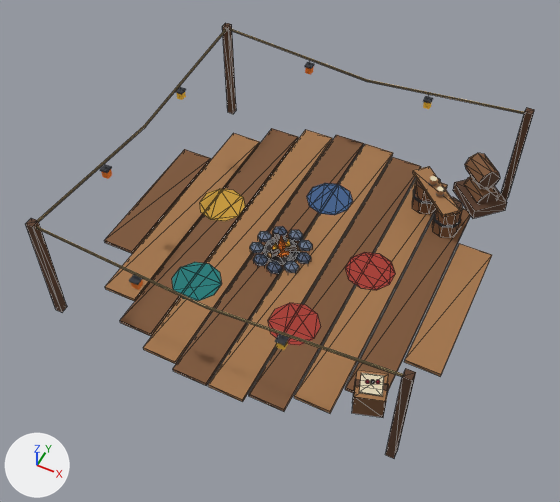
A saved change to the glTF model raccoon/export/bld_patio_bar_2x2.glb.
Both versions are drawn from a camera (50 mm lens) standing at (1.16, -2.52, 3.09) and looking at (-0.01, -0.18, 0.17). Arrows for +X, +Y and +Z are at lower left; the lights stay in place. The older version comes first. Mesh edges are drawn as thin lines on the coarser meshes. Where no turn or scale is listed for an object, it has been applied to the vertices. Vertices at exactly the same position are counted once.

Objects in the first picture: 'bld_patio_bar_2x2' and 9 more.
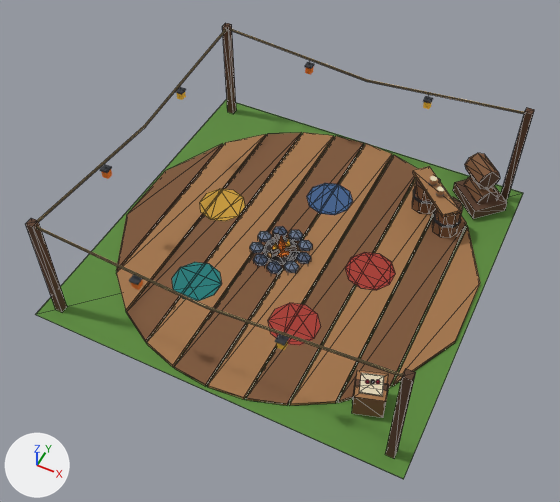
What changed in the scene script:
```text
Change me_bld_patio_bar_2x2:
    used by ob_bld_patio_bar_2x2; location = (0.0, 0.0, 0.0)
    remove me_bld_patio_bar_2x2.from_pydata(...)  # 647 vertices, 1010 faces; spans x -0.95..0.95, y -0.95..0.95, z 0.0..0.62
    add me_bld_patio_bar_2x2.from_pydata(...)  # 655 vertices, 1020 faces; spans x -0.97..0.97, y -0.97..0.97, z 0.0..0.62
    me_bld_patio_bar_2x2 part 1: the loose piece of 8 vertices spanning x -0.38..-0.19, y -0.91..0.91, z 0.0..0.02 is scaled about its middle by (10.8, 1.07, 0.2), then moved by (0.28, 0.0, -0.01)
    me_bld_patio_bar_2x2 part 2: the loose piece of 8 vertices spanning x -0.95..-0.76, y -0.41..0.41, z 0.0..0.02 is rebuilt with 8 vertices and now spans x -0.94..-0.76, y -0.56..0.56, z 0.0..0.02
    me_bld_patio_bar_2x2 part 3: the loose piece of 8 vertices spanning x 0.58..0.75, y -0.68..0.68, z 0.0..0.02 is rebuilt with 8 vertices and now spans x 0.57..0.75, y -0.76..0.76, z 0.0..0.02
    me_bld_patio_bar_2x2 part 4: the loose piece of 8 vertices spanning x -0.75..-0.58, y -0.68..0.68, z 0.0..0.02 is rebuilt with 8 vertices and now spans x -0.75..-0.57, y -0.76..0.76, z 0.0..0.02
    me_bld_patio_bar_2x2 part 5: the loose piece of 8 vertices spanning x 0.76..0.95, y -0.41..0.41, z 0.0..0.02 is rebuilt with 8 vertices and now spans x 0.76..0.94, y -0.56..0.56, z 0.0..0.02
    me_bld_patio_bar_2x2 part 6: the loose piece of 8 vertices spanning x 0.19..0.38, y -0.91..0.91, z 0.0..0.02 is rebuilt with 8 vertices and now spans x 0.19..0.38, y -0.93..0.93, z 0.0..0.02
    me_bld_patio_bar_2x2 part 7: the loose piece of 8 vertices spanning x -0.56..-0.38, y -0.82..0.82, z 0.0..0.02 is rebuilt with 8 vertices and now spans x -0.56..-0.38, y -0.87..0.87, z 0.0..0.02
    me_bld_patio_bar_2x2 part 8: the loose piece of 8 vertices spanning x 0.38..0.56, y -0.82..0.82, z 0.0..0.02 is rebuilt with 8 vertices and now spans x 0.38..0.56, y -0.87..0.87, z 0.0..0.02
    me_bld_patio_bar_2x2 part 9
    6 vertices are removed from x -0.19..0.19, y -0.95..0.95, z 0.0..0.02
    19 faces are deleted
    4 vertices move from x 0.0..0.19, y -0.95..0.95, z 0.0 to x -0.19..0.19, y -0.93..0.95, z 0.0..0.02
    14 vertices are added at x -0.38..0.19, y -0.93..0.93, z 0.0..0.02
    29 new faces join them
    other edits to the shape of me_bld_patio_bar_2x2 do not show in these pictures
```

Location of each change, (x1, y1, x2, y2) in pixels of the pictures (560 x 502 px; the box of a moved part takes in the faces that stretch with it):
'bld_patio_bar_2x2', reshaped: before (26, 23, 534, 459); after (26, 23, 534, 479)
part 1 of me_bld_patio_bar_2x2, moved or reshaped: before (143, 130, 332, 364); after (35, 99, 523, 479)
part 2 of me_bld_patio_bar_2x2, rebuilt (22% taller): before (104, 149, 211, 254); after (116, 144, 223, 272)
part 3 of me_bld_patio_bar_2x2, rebuilt: before (345, 208, 471, 393); after (338, 216, 467, 403)
part 4 of me_bld_patio_bar_2x2, rebuilt: before (105, 133, 260, 301); after (116, 134, 266, 312)
part 5 of me_bld_patio_bar_2x2, rebuilt (19% taller): before (404, 243, 492, 377); after (393, 226, 480, 386)
part 6 of me_bld_patio_bar_2x2, rebuilt: before (249, 157, 421, 412); after (246, 155, 418, 405)
part 7 of me_bld_patio_bar_2x2, rebuilt: before (120, 128, 298, 336); after (127, 132, 302, 342)
part 8 of me_bld_patio_bar_2x2, rebuilt (6% narrower): before (294, 180, 448, 413); after (290, 180, 434, 406)
part 9 of me_bld_patio_bar_2x2, reshaped: before (173, 135, 393, 402); after (147, 133, 392, 399)
